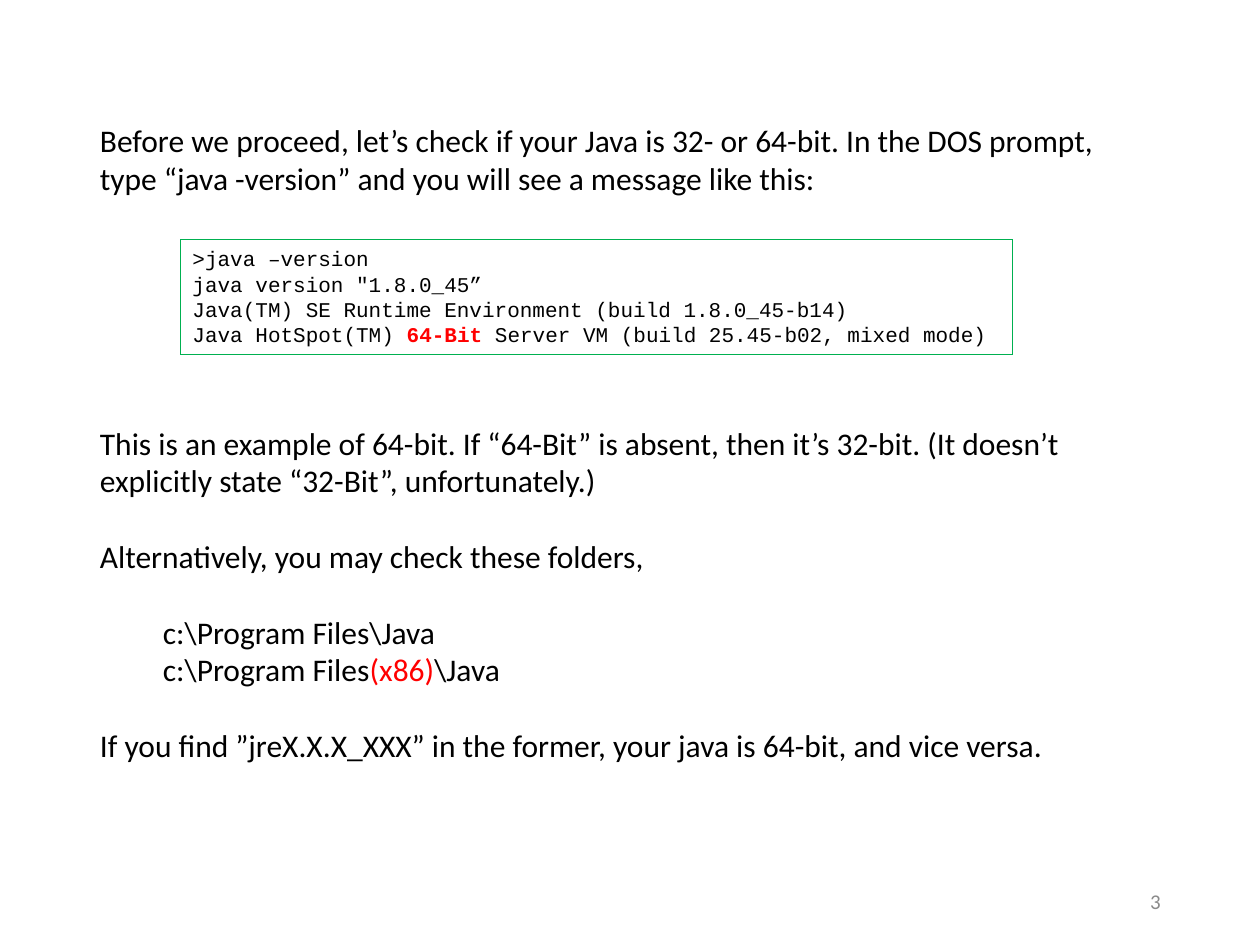
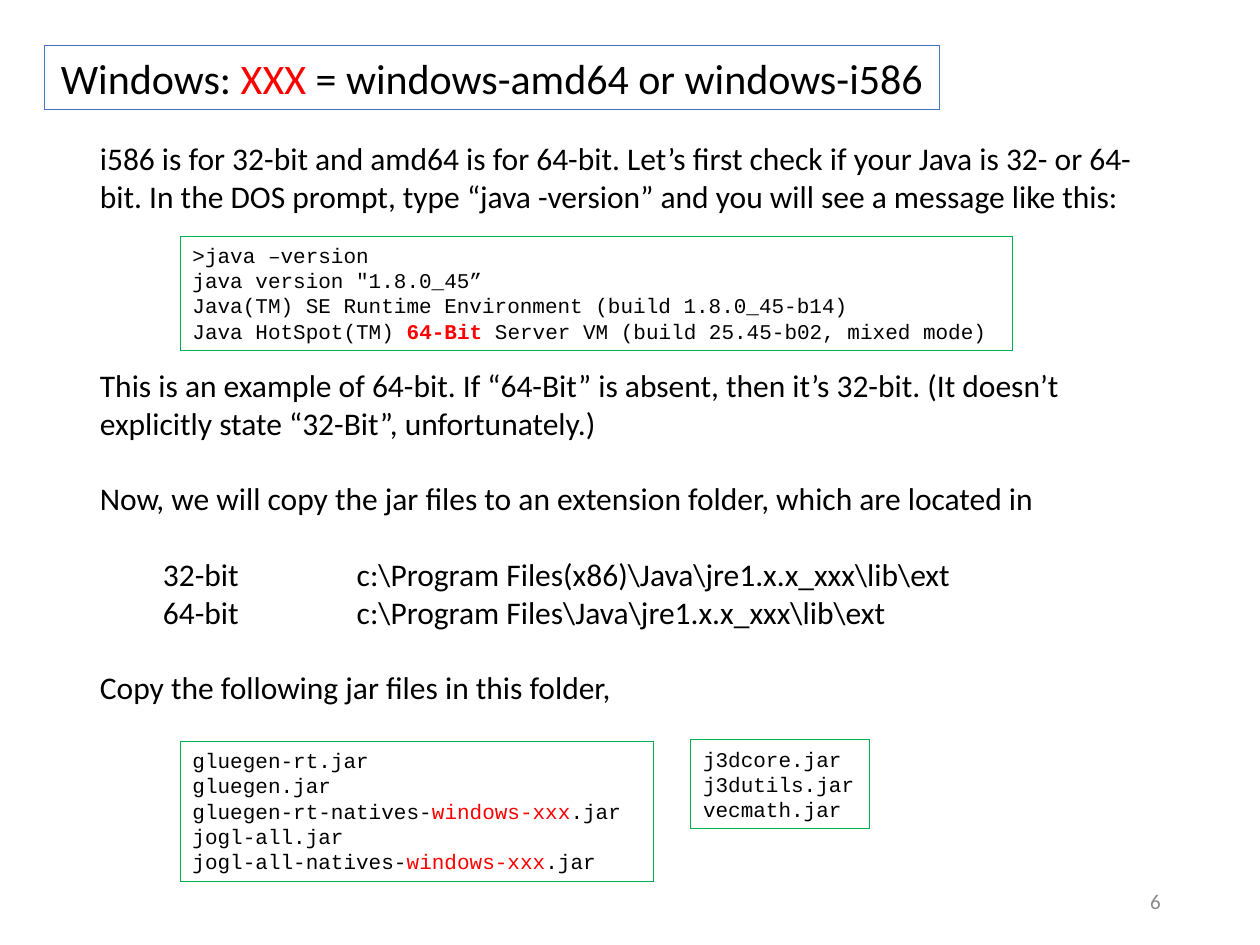
Before and after one commit to yagikiyoshi/sindo, a slide deck: slide 7 of doc/JSindo/install.pptx (slide 4 before the commit). Drawn at 1260x945 pixels with LibreOffice and Linux fonts; fonts in the diff are those of the drawing. Boxes give left, top, right and bottom in pixels: in the first picture for what was removed or moved away, otherwise in the second. Text is boxed around its words. In the diff, an @@ line names an element or a change of style, - is before the commit and + after.

```diff
--- a/doc/JSindo/install.pptx
+++ b/doc/JSindo/install.pptx
@@ rectangle added at (44,45,940,108), outline #4472C4 0.75 pt, 24 pt, text #000000 @@
+Windows: XXX = windows-amd64 or windows-i586
@@ text "i586 is for 32-bit and ...": place and size @@
-text "i586 is for 32-bit and ..." at (100,130,1093,763)
+text "i586 is for 32-bit and ..." at (100,148,1131,705)
@@ text at (100,148,1131,214): text changed @@
-Before we proceed, let’s check if your Java is 32- or 64-bit. In the DOS prompt, type “java -version” and you will see a message like this:
+i586 is for 32-bit and amd64 is for 64-bit. Let’s first check if your Java is 32- or 64-bit. In the DOS prompt, type “java -version” and you will see a message like this:
@@ text at (100,488,1033,705): text changed @@
-Alternatively, you may check these folders,
-  c:\Program Files\Java
-  c:\Program Files(x86)\Java
-If you find ”jreX.X.X_XXX” in the former, your java is 64-bit, and vice versa.
+Now, we will copy the jar files to an extension folder, which are located in
+  32-bit c:\Program Files(x86)\Java\jre1.x.x_xxx\lib\ext
+  64-bit c:\Program Files\Java\jre1.x.x_xxx\lib\ext
+Copy the following jar files in this folder,
@@ rectangle added at (180,741,654,881), outline #00B050 0.75 pt, 12 pt, text #000000 @@
+gluegen-rt.jar
+gluegen.jar
+gluegen-rt-natives-windows-xxx.jar
+jogl-all.jar
+jogl-all-natives-windows-xxx.jar
@@ rectangle added at (690,740,869,829), outline #00B050 0.75 pt, 12 pt, text #000000 @@
+j3dcore.jar
+j3dutils.jar
+vecmath.jar
@@ page number at (1150,895,1161,909): text changed @@
-3
+6
```
Also in this commit, not shown: 9 other slides changed, 7 slides added, 2 slides removed, 13 other files.
